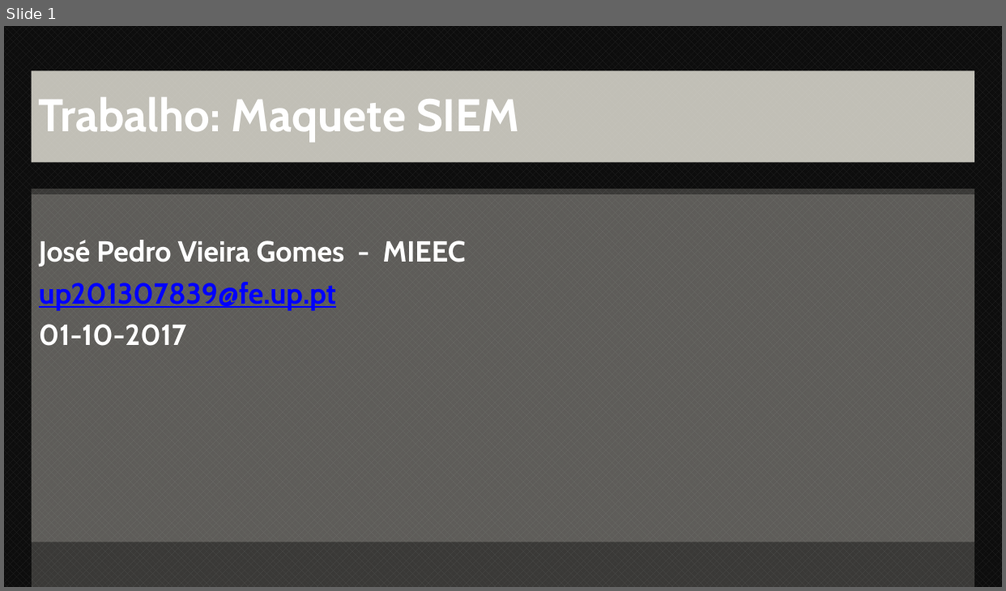
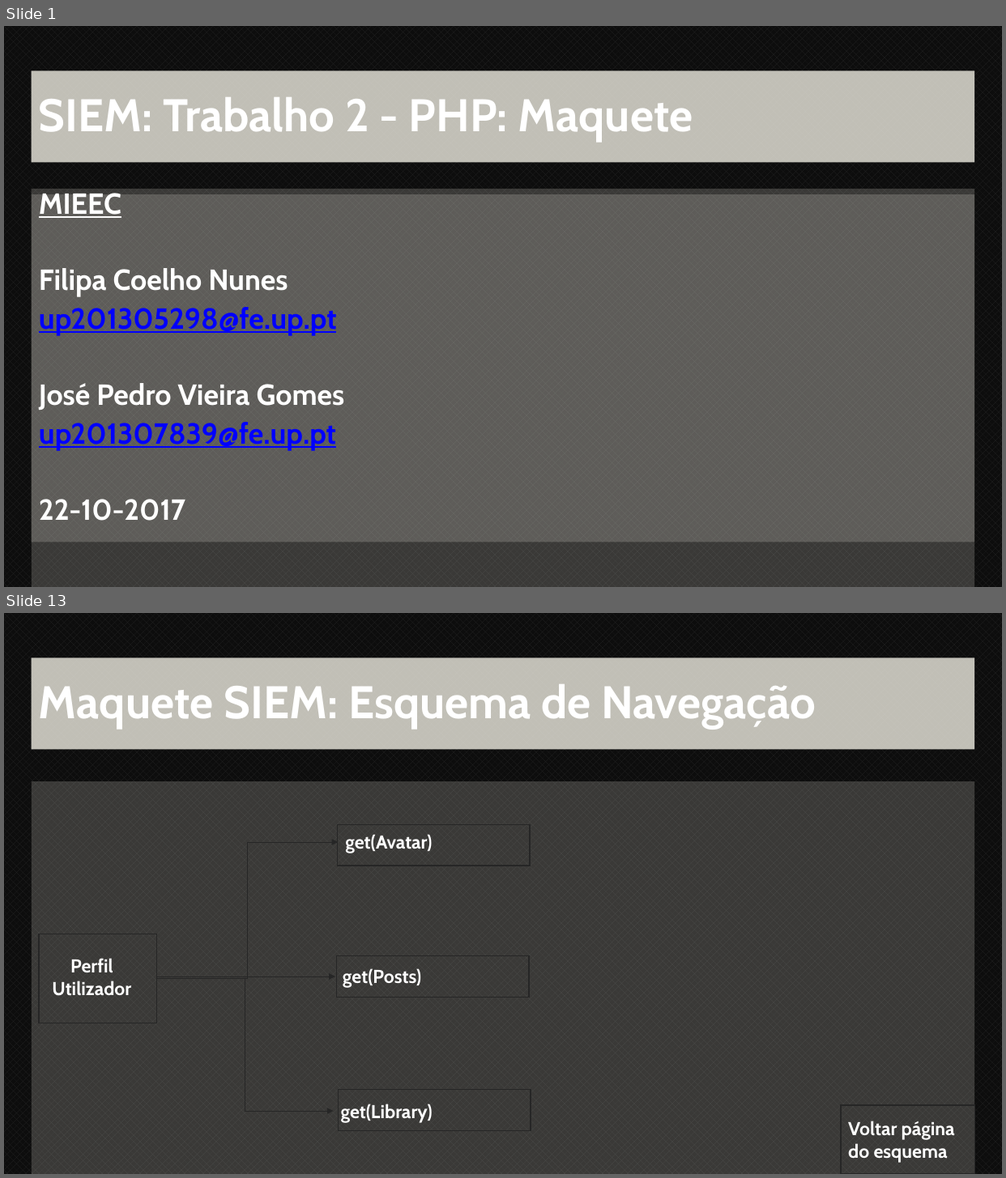
Before and after one commit to MoonlessS/bookshare, a slide deck: bookshare/relatorio/plano.pptx. Shown one above the other, each under a label of ours: slide 1 before the commit, slides 1 and 13 after it; the slides between them are not shown. The pictures are 1006x591 and 1006x1178 pixels, drawn with LibreOffice and Linux fonts; fonts in the diff are those of the drawing. Boxes give left, top, right and bottom in pixels: in the first picture for what was removed or moved away, otherwise in the second. Text is boxed around its words. In the diff, an @@ line names an element or a change of style, - is before the commit and + after.

```diff
--- a/bookshare/relatorio/plano.pptx
+++ b/bookshare/relatorio/plano.pptx
@@ slide 13 added at [4, 613, 1002, 1174], background pattern #262626 on #0D0D0D; not listed: 1 template element that a slide beside it also shows @@
@@ title added at [32, 658, 975, 749], fill #EEECE1 at 80% opacity, 44 pt, text #FFFFFF, bold @@
+Maquete SIEM: Esquema de Navegação
@@ rectangle added at [337, 825, 530, 866], outline #262626 1 pt @@
@@ elbow arrow added from (157, 979) to (338, 842), #262626 0.5 pt @@
@@ text added at [345, 834, 432, 854], 18 pt, text #FFFFFF, bold @@
+get(Avatar)
@@ rectangle added at [39, 934, 157, 1023], outline #262626 1 pt @@
@@ text added at [52, 958, 131, 996], 18 pt, text #FFFFFF, bold @@
+Perfil Utilizador
@@ elbow arrow added from (157, 977) to (335, 977), #262626 0.5 pt @@
@@ rectangle added at [336, 956, 529, 998], outline #262626 1 pt @@
@@ text added at [343, 969, 421, 988], 18 pt, text #FFFFFF, bold @@
+get(Posts)
@@ elbow arrow added from (157, 979) to (334, 1112), #262626 0.5 pt @@
@@ rectangle added at [338, 1090, 530, 1131], outline #262626 1 pt @@
@@ text added at [341, 1104, 432, 1123], 18 pt, text #FFFFFF, bold @@
+get(Library)
@@ rectangle added at [841, 1105, 975, 1174], outline #262626 1 pt @@
@@ text added at [848, 1121, 955, 1163], 18 pt, text #FFFFFF, bold @@
+Voltar página
+do esquema
@@ slide 1 changed as well @@
@@ title at [39, 97, 693, 142]: text changed @@
-Trabalho: Maquete SIEM
+SIEM: Trabalho 2 - PHP: Maquete
@@ text at [39, 193, 345, 410]: text changed @@
-José Pedro Vieira Gomes - MIEEC
+MIEEC
+Filipa Coelho Nunes
+up201305298@fe.up.pt
+José Pedro Vieira Gomes
@@ text at [39, 422, 336, 451]: line spacing 0.9 to 0.8 @@
@@ text at [39, 499, 185, 521]: text changed @@
-01-10-2017
+22-10-2017
```
Also in this commit, not shown: 4 other slides changed, 41 other slides added, 1 slide removed, 5 other files.
